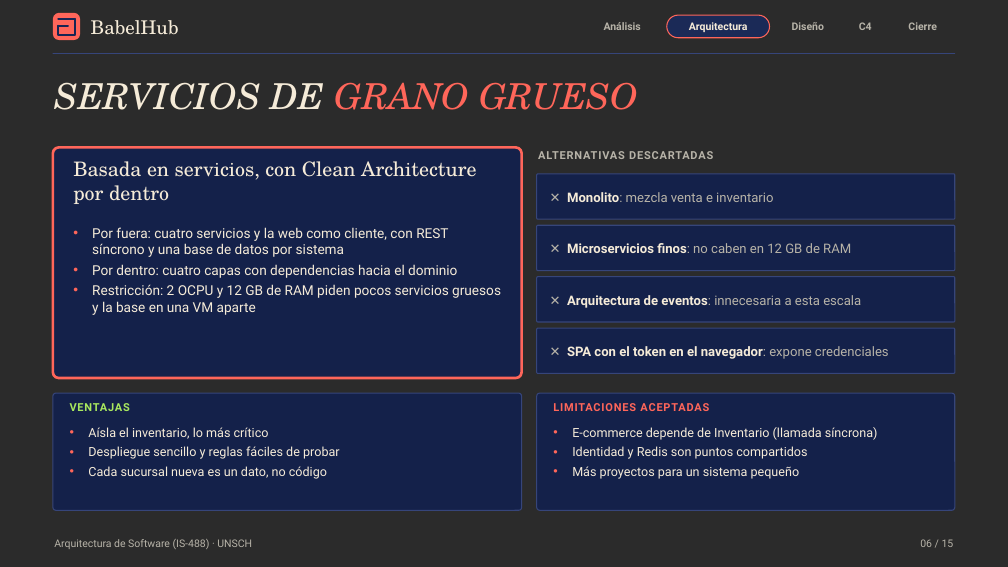
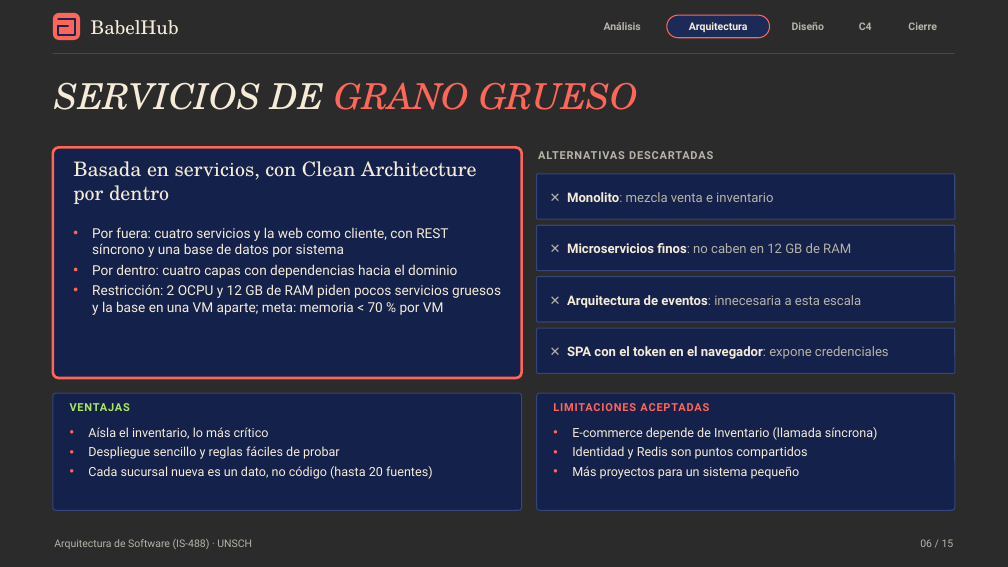
Before and after one commit to P35C4D0R4B1050/BabelHub, a slide deck: slide 6 of docs/BabelHub_Exposicion.pptx. Drawn at 1008x567 pixels with LibreOffice and Linux fonts; fonts in the diff are those of the drawing; background and template pictures are left out; a plain dark background stands for a picture behind light text. Boxes give left, top, right and bottom in pixels: in the first picture for what was removed or moved away, otherwise in the second. Text is boxed around its words. In the diff, an @@ line names an element or a change of style, - is before the commit and + after.

```diff
--- a/docs/BabelHub_Exposicion.pptx
+++ b/docs/BabelHub_Exposicion.pptx
@@ text at [92,284,501,315]: text changed @@
-• Restricción: 2 OCPU y 12 GB de RAM piden pocos servicios gruesos y la base en una VM aparte
+• Restricción: 2 OCPU y 12 GB de RAM piden pocos servicios gruesos y la base en una VM aparte; meta: memoria < 70 % por VM
@@ text at [88,466,433,479]: text changed @@
-• Cada sucursal nueva es un dato, no código
+• Cada sucursal nueva es un dato, no código (hasta 20 fuentes)
```
Also in this commit, not shown: 5 other slides changed.
